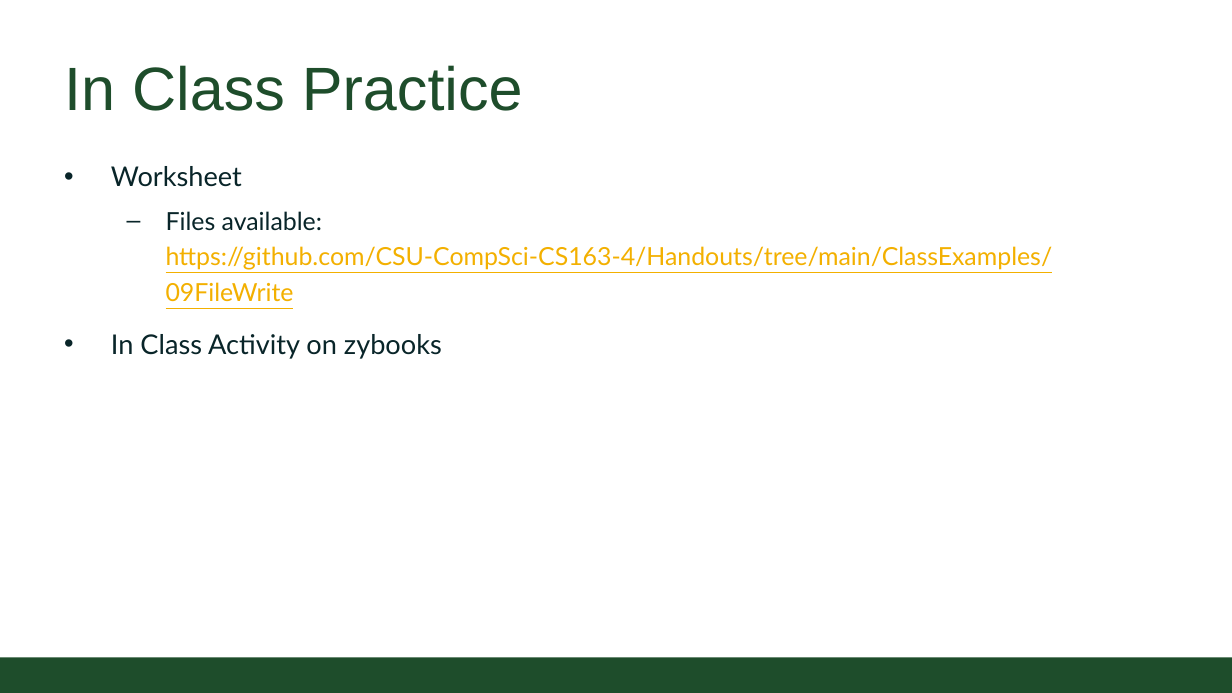
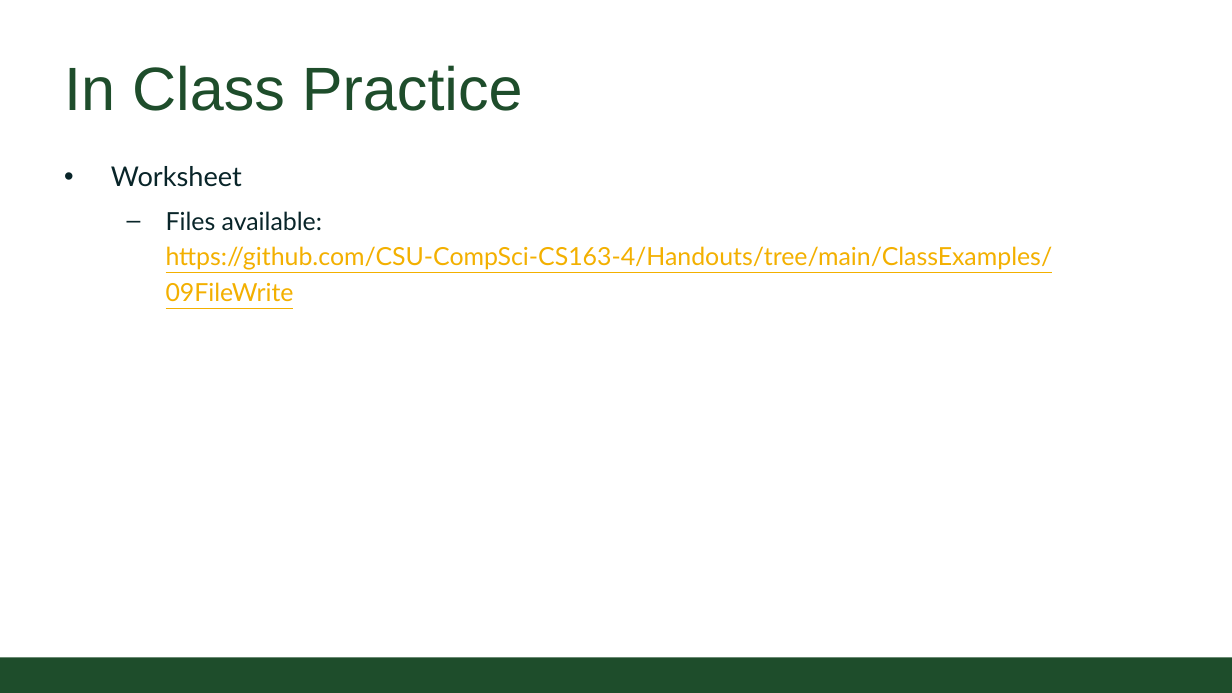
Before and after one commit to CSU-CompSci-CS163-4/Handouts, a slide deck: slide 14 of slides/On-Campus/09_01_OSandFileWriting.pptx. Drawn at 1232x693 pixels with LibreOffice and Linux fonts; fonts in the diff are those of the drawing; background and template pictures are left out. Boxes give left, top, right and bottom in pixels: in the first picture for what was removed or moved away, otherwise in the second. Text is boxed around its words. In the diff, an @@ line names an element or a change of style, - is before the commit and + after.

```diff
--- a/slides/On-Campus/09_01_OSandFileWriting.pptx
+++ b/slides/On-Campus/09_01_OSandFileWriting.pptx
@@ text at (111, 334, 442, 359): paragraph removed @@
-• In Class Activity on zybooks
```
Also in this commit, not shown: 1 other file.
